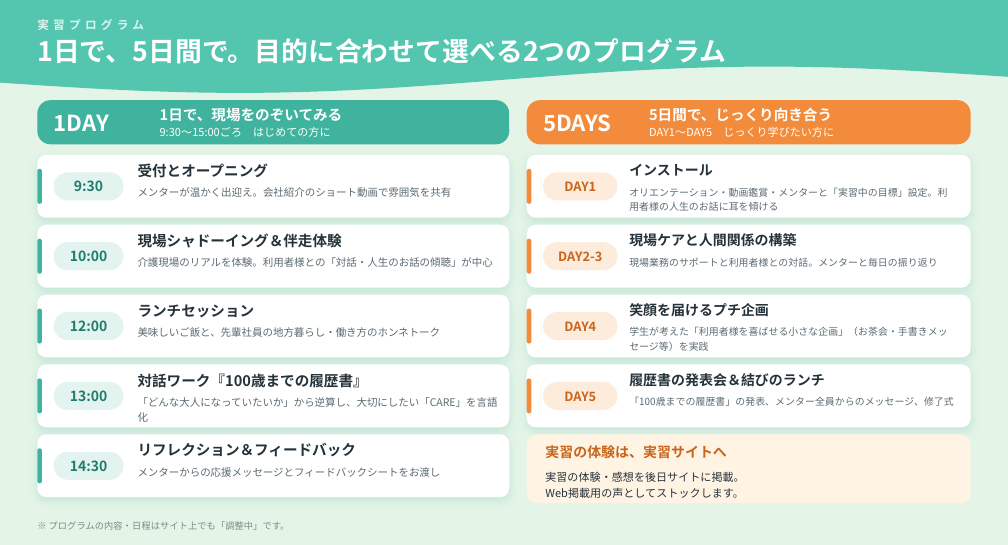
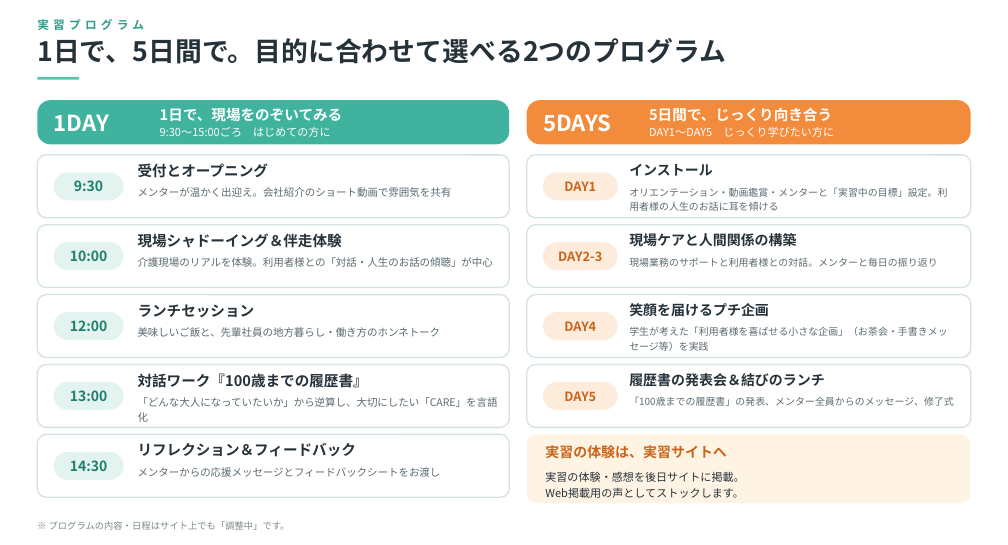
Before and after one commit to tatatatachan/claude, a slide deck: slide 5 of kyoiku-jisshu/共育実習_図解.pptx. Drawn at 1008x545 pixels with LibreOffice and Linux fonts; fonts in the diff are those of the drawing. Boxes give left, top, right and bottom in pixels: in the first picture for what was removed or moved away, otherwise in the second. Text is boxed around its words. In the diff, an @@ line names an element or a change of style, - is before the commit and + after.

```diff
--- a/kyoiku-jisshu/共育実習_図解.pptx
+++ b/kyoiku-jisshu/共育実習_図解.pptx
@@ rectangle removed at bbox=[0, 0, 1008, 545] @@
@@ freeform shape removed at bbox=[0, 0, 1008, 93] @@
@@ text "実習プログラム" at bbox=[37, 19, 144, 30]: text colour #D9F6EE to #2E9E8A @@
@@ text "1日で、5日間で。目的に合わせて選べる2つのプログラム" at bbox=[37, 38, 726, 64]: text colour #FFFFFF to #26323A @@
@@ rectangle added at bbox=[37, 77, 79, 80], fill #54C5AF @@
@@ rounded rectangle removed at bbox=[37, 169, 42, 204] @@
@@ rounded rectangle removed at bbox=[527, 169, 532, 204] @@
@@ rounded rectangle removed at bbox=[37, 239, 42, 274] @@
@@ rounded rectangle removed at bbox=[527, 239, 532, 274] @@
@@ rounded rectangle removed at bbox=[37, 309, 42, 343] @@
@@ rounded rectangle removed at bbox=[527, 309, 532, 343] @@
@@ rounded rectangle removed at bbox=[37, 379, 42, 414] @@
@@ outline none to #D5E3DD 1.25 pt; shadow off in 9 elements at bbox=[37, 155, 509, 218], bbox=[37, 225, 509, 287], bbox=[37, 295, 509, 358], bbox=[37, 364, 509, 427], bbox=[37, 435, 509, 498], bbox=[527, 155, 971, 218], bbox=[527, 225, 971, 287], bbox=[527, 295, 971, 358], bbox=[527, 364, 971, 427] @@
@@ rounded rectangle removed at bbox=[527, 379, 532, 414] @@
@@ rounded rectangle removed at bbox=[37, 448, 42, 483] @@
```
Also in this commit, not shown: 6 other slides changed, 3 other files.
